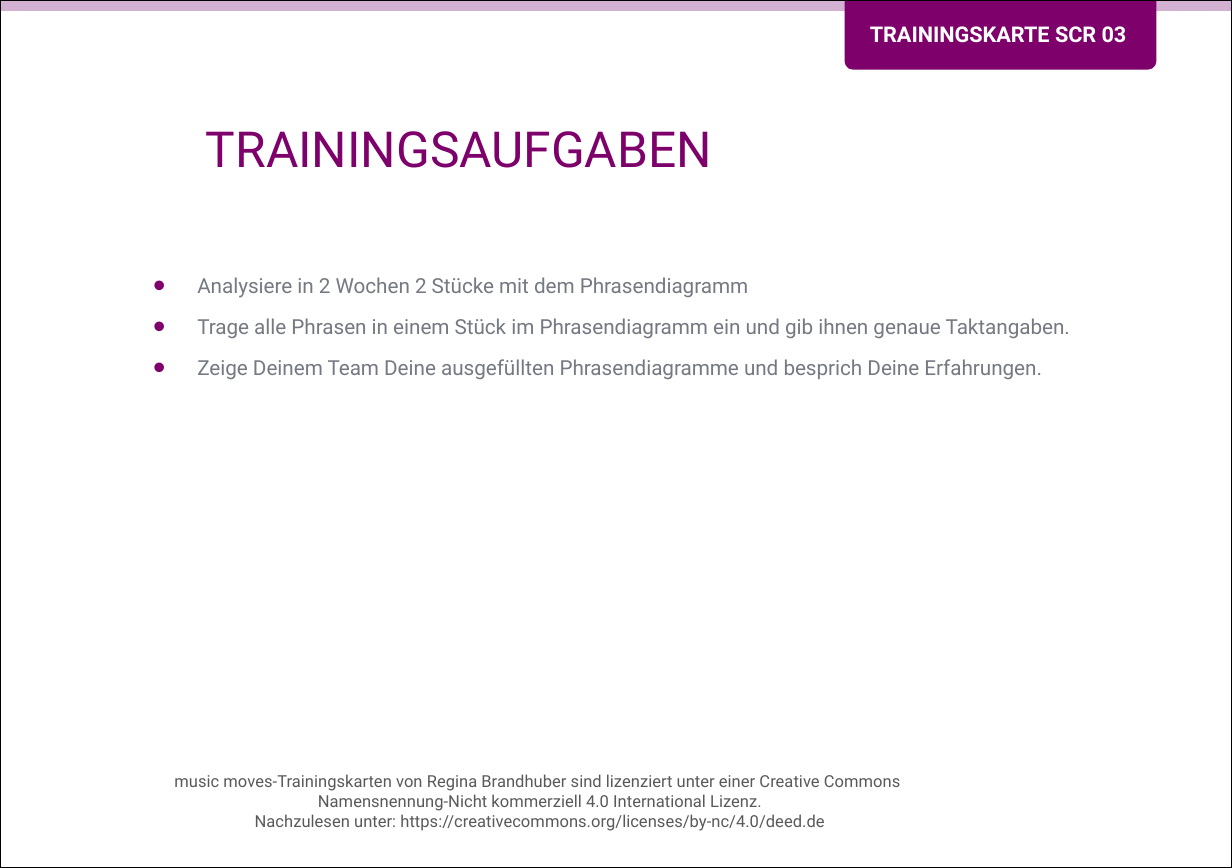
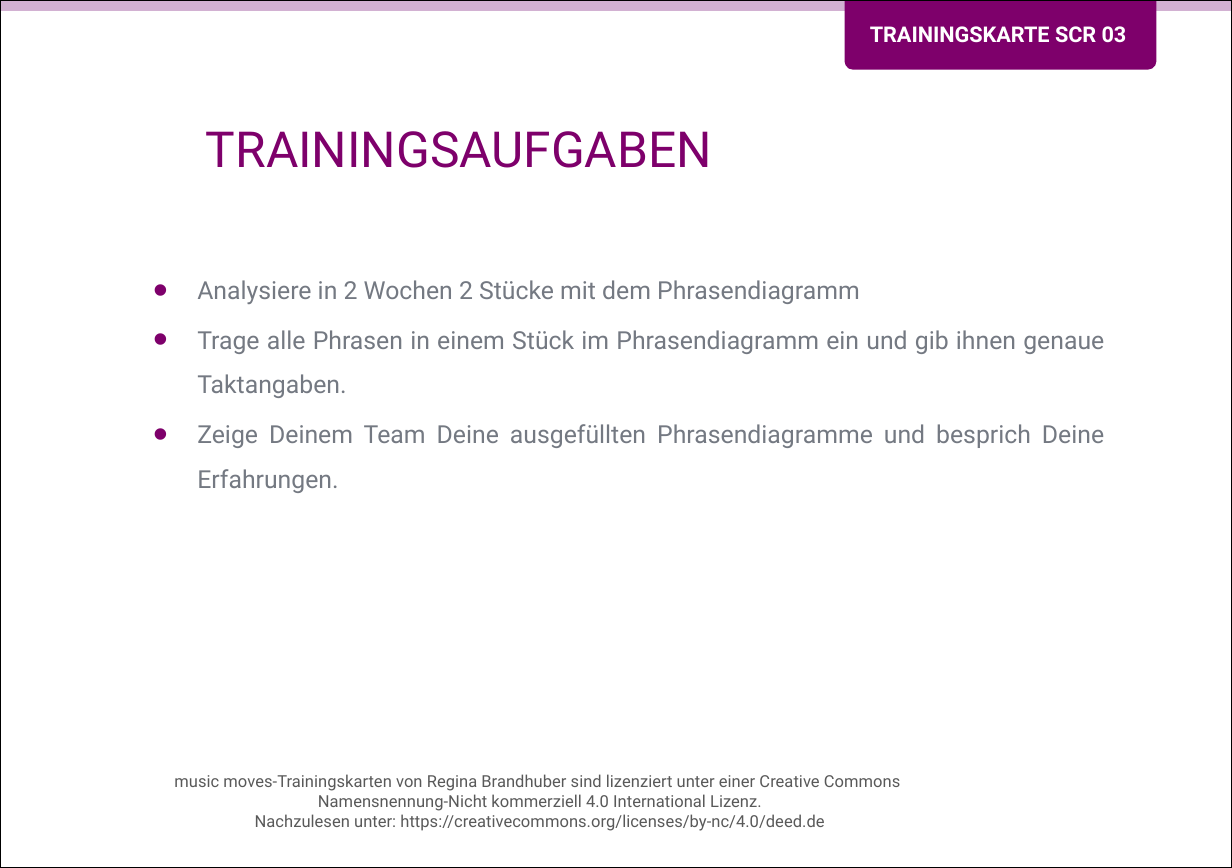
Before and after one commit to Teamtool/training-materials, a slide deck: slide 2 of training-cards/music moves/Scrum (SCR)/ger/apprentice/ger_SCR_03_stueck_fuer_stueck_ein_stueck_musik_MM_A.pptx. Drawn at 1232x868 pixels with LibreOffice and Linux fonts; fonts in the diff are those of the drawing; background and template pictures are left out. Boxes give left, top, right and bottom in pixels: in the first picture for what was removed or moved away, otherwise in the second. Text is boxed around its words. In the diff, an @@ line names an element or a change of style, - is before the commit and + after.

```diff
--- a/training-cards/music moves/Scrum (SCR)/ger/apprentice/ger_SCR_03_stueck_fuer_stueck_ein_stueck_musik_MM_A.pptx
+++ b/training-cards/music moves/Scrum (SCR)/ger/apprentice/ger_SCR_03_stueck_fuer_stueck_ein_stueck_musik_MM_A.pptx
@@ text "Analysiere in 2 Wochen 2 ..." at [197,280,1104,493]: size 10 to 12 pt; alignment left to justified @@
```
Also in this commit, not shown: 1 other slide changed, 1 other file.
